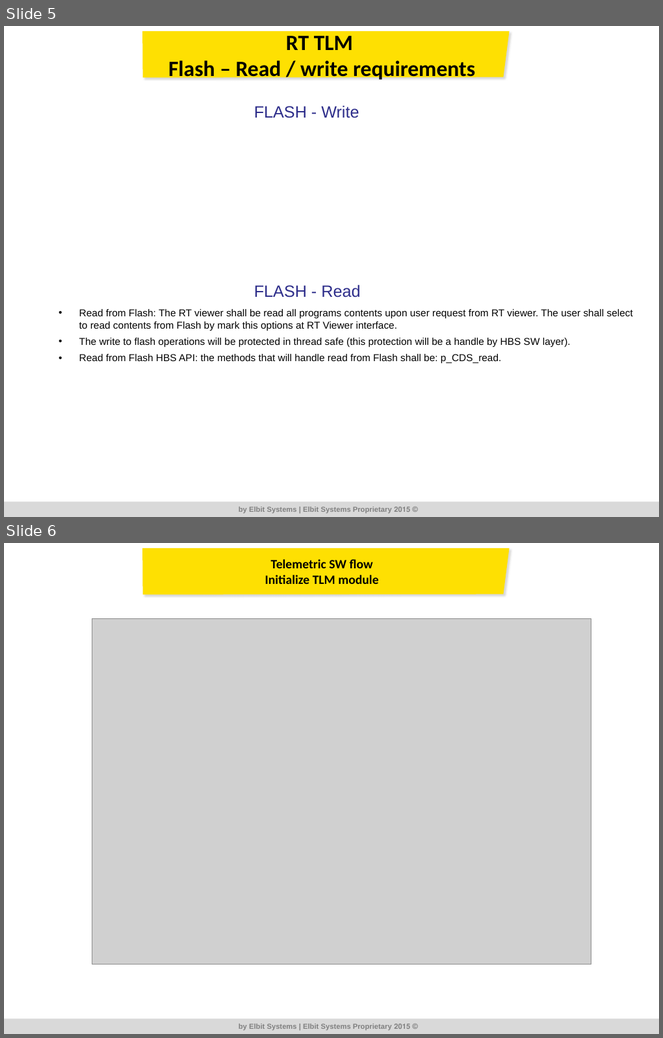
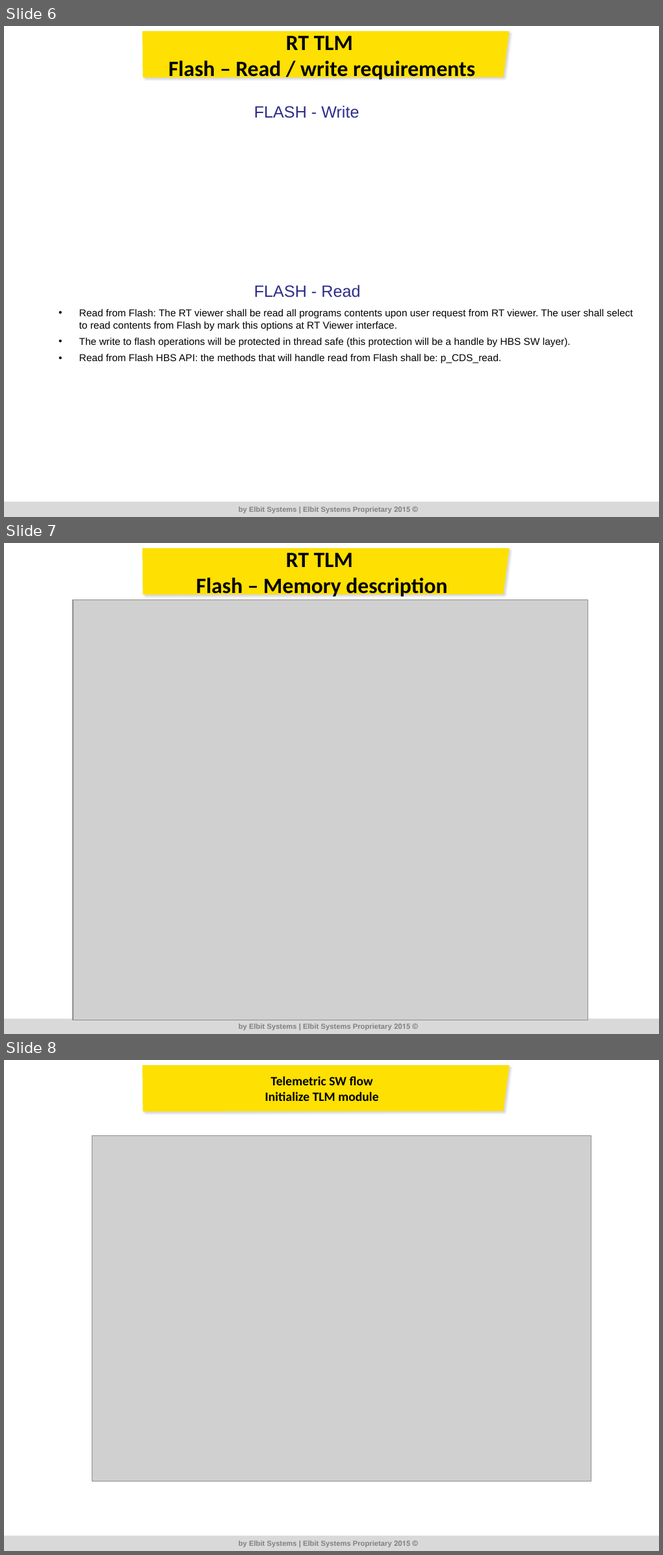
Before and after one commit to RoeeZinoueCommIT/Elbit_Telemetric, a slide deck: DR/DR/ALPstar_TLM_DR_1_003.pptx. Shown one above the other, each under a label of ours: slides 5 and 6 before the commit, slides 6, 7 and 8 after it. The pictures are 663x1038 and 663x1555 pixels, drawn with LibreOffice and Linux fonts; fonts in the diff are those of the drawing; grey boxes stand for pictures; background and template pictures are left out. Boxes give left, top, right and bottom in pixels: in the first picture for what was removed or moved away, otherwise in the second. Text is boxed around its words. In the diff, an @@ line names an element or a change of style, - is before the commit and + after.

```diff
--- a/DR/DR/ALPstar_TLM_DR_1_003.pptx
+++ b/DR/DR/ALPstar_TLM_DR_1_003.pptx
@@ slide 7 added at <box>4,543,659,1034</box>, background #FFFFFF at 68% opacity; not listed: 4 template elements that a slide beside it also shows @@
@@ title added at <box>196,553,447,598</box>, 24 pt, text #000000, bold @@
+RT TLM
+Flash – Memory description
@@ picture added at <box>73,600,588,1021</box> @@
@@ what was slide 5 is now slide 6 @@
@@ what was slide 6 is now slide 8 @@
```
Also in this commit, not shown: 2 slides changed, 1 other slide added, 6 other files.
